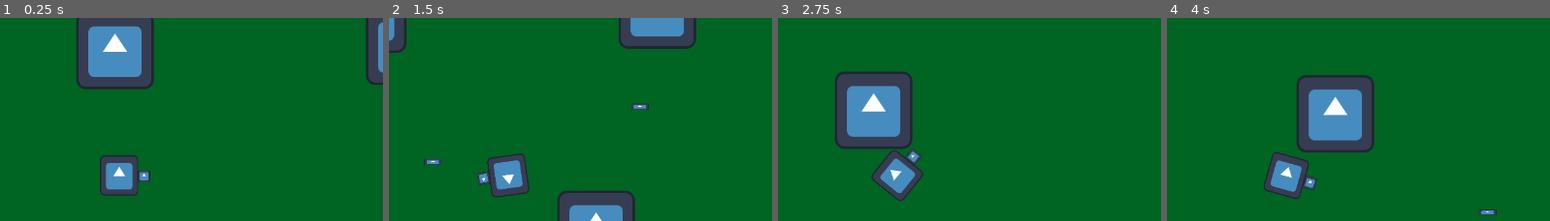
Above: before the commit, frames 1-4 (left to right).
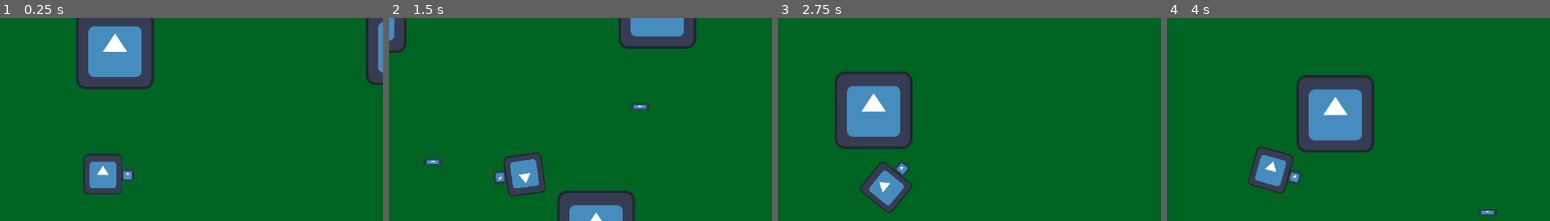
Above: after the commit, the same moments.

Repository: AsaM1taka/Shooter-Game
Game: Godot game, scene res://Scenes/shoot er.tscn
Same seed, same stepped clock (60 frames per second), same inputs: the game is played once before the commit and once after it. The engine's default icon, where the game draws it, is replaced by a stand-in: a white triangle on a blue panel in a dark square.
Inputs (mouse positions are % of the whole screen's width and height, from its top left):
- Up to frame 1 (0.25 s): no input
- Up to frame 2 (1.5 s): tap Enter at 0.5 s; move the mouse to (73, 48) at 0.52 s; hold D (move_right) 0.53-1.28 s; click (73, 48) at 0.6 s; move the mouse to (30, 59) at 1.27 s; hold S (move_down) from 1.28 s (still down); click (30, 59) at 1.35 s
- Up to frame 3 (2.75 s): move the mouse to (61, 30) at 2.02 s; release S (move_down) at 2.03 s; hold D (move_right) from 2.03 s (still down); click (61, 30) at 2.1 s
- Up to frame 4 (4 s): move the mouse to (46, 75) at 2.77 s; release D (move_right) at 2.78 s; hold W (move_up) 2.78-3.53 s; click (46, 75) at 2.85 s; move the mouse to (81, 70) at 3.52 s; hold A (move_left) from 3.53 s (still down); click (81, 70) at 3.6 s
The pictures show only the part of the screen within x 35-85%, y 15-65%; the shares and areas given below are measured in that part.

The runs differ from the first frame. In frame 1, 2.4% of the frame differs, in the area x 21-40%, y 66-88%; in frame 2, 2.4%; in frame 3, 2.4%; in frame 4, 2.4%, in the area x 21-40%, y 63-90%.

Commit message:
Added Art Assets
player and gun added

Diff:
--- a/shooter-shooter/Scenes/player.tscn
+++ b/shooter-shooter/Scenes/player.tscn
@@ -15,7 +15,8 @@
 script = ExtResource("1_v0iea")
 
 [node name="BODY" type="Sprite2D" parent="."]
-position = Vector2(2.98023e-08, 0)
+texture_filter = 1
+position = Vector2(-27, -2)
 scale = Vector2(0.492188, 0.523438)
 texture = ExtResource("2_cvnsp")
 
@@ -35,6 +36,7 @@
 collision_mask = 8
 
 [node name="CollisionShape2D" type="CollisionShape2D" parent="hitbox"]
+position = Vector2(1, 0)
 shape = SubResource("RectangleShape2D_cvnsp")
 
 [node name="cameraremotetransform" type="RemoteTransform2D" parent="."]
Binary file added: shooter-shooter/Assets/Miku Pixel Art.png
Not shown, added: shooter-shooter/Assets/Miku Pixel Art.png.import
Binary file added: shooter-shooter/Assets/leek gun.png
Not shown, added: shooter-shooter/Assets/leek gun.png.import
